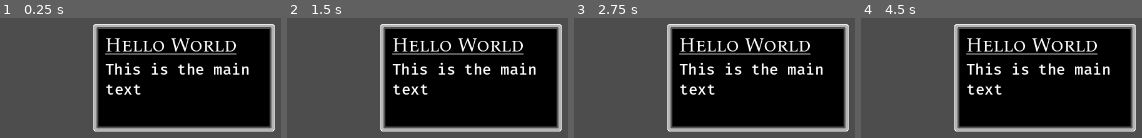
Above: before the commit, frames 1-4 (left to right).
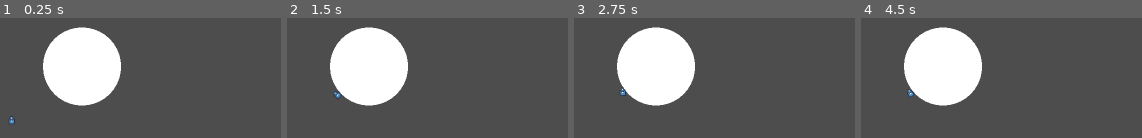
Above: after the commit, the same moments.

Repository: bjornarprytz/bubbleoids
Game: Godot game, scene res://main.tscn
Two runs of this game, one before a commit and one after it. Both use one fixed random seed, a clock stepped at 60 frames per second and the inputs below. The engine's default icon, where the game draws it, is replaced by a stand-in: a white triangle on a blue panel in a dark square.
Inputs (mouse positions are in pixels of both pictures, inside the frame that each line leads up to):
- Up to frame 1 (0.25 s): no input
- Up to frame 2 (1.5 s): tap Enter at 0.5 s; move the mouse to (outside the picture) at 0.52 s; click (outside the picture) at 0.67 s; tap Space at 1.25 s; move the mouse to (312, 102) at 1.27 s; click (312, 102) at 1.42 s
- Up to frame 3 (2.75 s): tap Enter at 2 s; move the mouse to (outside the picture) at 2.02 s; click (outside the picture) at 2.17 s
- Up to frame 4 (4.5 s): tap Space at 2.75, 4.25 s; move the mouse to (outside the picture) at 2.77 s; click (outside the picture) at 2.92 s; tap Enter at 3.5 s; move the mouse to (outside the picture) at 3.52 s; click (outside the picture) at 3.67 s; move the mouse to (outside the picture) at 4.27 s; click (outside the picture) at 4.42 s

The runs differ from the first frame. In frame 1, 65% of the frame differs, in the area x 3-98%, y 5-95%; in frame 2, 65%; in frame 3, 65%; in frame 4, 65%.

Commit message:
physics!

Diff:
--- /dev/null
+++ b/src/geometry/planet.tscn
@@ -0,0 +1,30 @@
+[gd_scene load_steps=3 format=3 uid="uid://c8v5nh4qd750n"]
+
+[ext_resource type="PackedScene" uid="uid://c57sfkee815gl" path="res://geometry/polygon.tscn" id="1_a5yuq"]
+
+[sub_resource type="CircleShape2D" id="CircleShape2D_a5yuq"]
+radius = 306.653
+
+[node name="Planet" type="Node2D"]
+
+[node name="Polygon" parent="." instance=ExtResource("1_a5yuq")]
+polygon = PackedVector2Array(100, 0, 98.7688, 15.6434, 95.1057, 30.9017, 89.1007, 45.3991, 80.9017, 58.7785, 70.7107, 70.7107, 58.7785, 80.9017, 45.3991, 89.1007, 30.9017, 95.1057, 15.6434, 98.7688, 6.12303e-15, 100, -15.6434, 98.7688, -30.9017, 95.1057, -45.3991, 89.1007, -58.7785, 80.9017, -70.7107, 70.7107, -80.9017, 58.7785, -89.1007, 45.3991, -95.1057, 30.9017, -98.7688, 15.6434, -100, 1.22461e-14, -98.7688, -15.6434, -95.1057, -30.9017, -89.1007, -45.3991, -80.9017, -58.7785, -70.7107, -70.7107, -58.7785, -80.9017, -45.3991, -89.1007, -30.9017, -95.1057, -15.6434, -98.7688, -1.83691e-14, -100, 15.6434, -98.7688, 30.9017, -95.1057, 45.3991, -89.1007, 58.7785, -80.9017, 70.7107, -70.7107, 80.9017, -58.7785, 89.1007, -45.3991, 95.1057, -30.9017, 98.7688, -15.6434)
+size = 100.0
+n_sides = 40
+
+[node name="GravityWell" type="Area2D" parent="."]
+gravity_space_override = 3
+gravity_point = true
+gravity_point_unit_distance = 200.0
+gravity_point_center = Vector2(0, 0)
+gravity_direction = Vector2(0, 0)
+gravity = 400.0
+
+[node name="Shape" type="CollisionShape2D" parent="GravityWell"]
+shape = SubResource("CircleShape2D_a5yuq")
+
+[node name="Body" type="StaticBody2D" parent="."]
+
+[node name="Shape" type="CollisionPolygon2D" parent="Body"]
+position = Vector2(0, -1)
+polygon = PackedVector2Array(100, 0, 98.7688, 15.6434, 95.1057, 30.9017, 89.1007, 45.3991, 80.9017, 58.7785, 70.7107, 70.7107, 58.7785, 80.9017, 45.3991, 89.1007, 30.9017, 95.1057, 15.6434, 98.7688, 6.12303e-15, 100, -15.6434, 98.7688, -30.9017, 95.1057, -45.3991, 89.1007, -58.7785, 80.9017, -70.7107, 70.7107, -80.9017, 58.7785, -89.1007, 45.3991, -95.1057, 30.9017, -98.7688, 15.6434, -100, 1.22461e-14, -98.7688, -15.6434, -95.1057, -30.9017, -89.1007, -45.3991, -80.9017, -58.7785, -70.7107, -70.7107, -58.7785, -80.9017, -45.3991, -89.1007, -30.9017, -95.1057, -15.6434, -98.7688, -1.83691e-14, -100, 15.6434, -98.7688, 30.9017, -95.1057, 45.3991, -89.1007, 58.7785, -80.9017, 70.7107, -70.7107, 80.9017, -58.7785, 89.1007, -45.3991, 95.1057, -30.9017, 98.7688, -15.6434)
--- /dev/null
+++ b/src/geometry/polygon.gd
@@ -0,0 +1,95 @@
+@tool
+class_name RegularPolygon
+extends Polygon2D
+
+signal clicked
+signal hovered(state: bool)
+
+signal points_updated(points:PackedVector2Array)
+
+@export var size: float = 25.0:
+	get:
+		return size
+	set(value):
+		if value == size:
+			return
+		if value < 0.0:
+			value = 1.0
+
+		size = value
+
+@export var n_sides: int = 6:
+	get:
+		return n_sides
+	set(value):
+		if value == n_sides:
+			return
+
+		if (value < 3):
+			value = 3
+
+		n_sides = value
+
+@export var border_color: Color:
+	set(value):
+		if (border_color == value):
+			return
+		border_color = value
+		if (border != null):
+			border.default_color = border_color
+
+@export var border_width: float:
+	set(value):
+		if (border_width == value):
+			return
+		border_width = value
+		if (border != null):
+			border.width = border_width
+
+@export var clickable: bool:
+	set(value):
+		if (clickable == value):
+			return
+		clickable = value
+
+@onready var border: Line2D = $Border
+@onready var clickableShape: CollisionPolygon2D = $Clickable/Shape
+
+func _ready() -> void:
+	_update_polygon()
+
+func _on_clickable_input_event(_viewport: Node, event: InputEvent, _shape_idx: int) -> void:
+	if !clickable:
+		return
+	if event is InputEventMouseButton \
+		and event.button_index == MOUSE_BUTTON_LEFT \
+		and event.is_pressed() \
+		and !event.is_echo():
+		clicked.emit()
+
+func _on_clickable_mouse_entered() -> void:
+	hovered.emit(true)
+func _on_clickable_mouse_exited() -> void:
+	hovered.emit(false)
+
+func _update_polygon():
+	border.width = border_width
+	border.default_color = border_color
+
+	var angle_increment = 2 * PI / n_sides
+
+	var points: PackedVector2Array = []
+	for i in range(n_sides):
+		var angle = i * angle_increment
+		var x = size * cos(angle)
+		var y = size * sin(angle)
+
+		points.push_back(Vector2(x, y))
+
+	polygon = points
+	border.points = points
+	clickableShape.polygon = points
+
+	points_updated.emit(points)
+
+	queue_redraw()
--- /dev/null
+++ b/src/geometry/polygon.tscn
@@ -0,0 +1,23 @@
+[gd_scene load_steps=2 format=3 uid="uid://c57sfkee815gl"]
+
+[ext_resource type="Script" uid="uid://dqmvc3olicfu0" path="res://geometry/polygon.gd" id="1_v8cn7"]
+
+[node name="Polygon" type="Polygon2D"]
+polygon = PackedVector2Array(25, 0, 12.5, 21.6506, -12.5, 21.6506, -25, 3.06152e-15, -12.5, -21.6506, 12.5, -21.6506)
+script = ExtResource("1_v8cn7")
+
+[node name="Border" type="Line2D" parent="."]
+points = PackedVector2Array(25, 0, 12.5, 21.6506, -12.5, 21.6506, -25, 3.06152e-15, -12.5, -21.6506, 12.5, -21.6506)
+closed = true
+width = 0.0
+default_color = Color(0, 0, 0, 1)
+
+[node name="Clickable" type="Area2D" parent="."]
+monitorable = false
+
+[node name="Shape" type="CollisionPolygon2D" parent="Clickable"]
+polygon = PackedVector2Array(25, 0, 12.5, 21.6506, -12.5, 21.6506, -25, 3.06152e-15, -12.5, -21.6506, 12.5, -21.6506)
+
+[connection signal="input_event" from="Clickable" to="." method="_on_clickable_input_event"]
+[connection signal="mouse_entered" from="Clickable" to="." method="_on_clickable_mouse_entered"]
+[connection signal="mouse_exited" from="Clickable" to="." method="_on_clickable_mouse_exited"]
--- a/src/main.tscn
+++ b/src/main.tscn
@@ -1,40 +1,14 @@
-[gd_scene format=3 uid="uid://cgrejd4v5ywd3"]
+[gd_scene load_steps=3 format=3 uid="uid://cgrejd4v5ywd3"]
+
+[ext_resource type="PackedScene" uid="uid://c8v5nh4qd750n" path="res://geometry/planet.tscn" id="1_ig7tw"]
+[ext_resource type="PackedScene" uid="uid://7eksb1ln826g" path="res://player.tscn" id="2_0xm2m"]
 
 [node name="Main" type="Node2D"]
 
 [node name="CanvasLayer" type="CanvasLayer" parent="."]
 
-[node name="PanelContainer" type="PanelContainer" parent="CanvasLayer"]
-anchors_preset = 8
-anchor_left = 0.5
-anchor_top = 0.5
-anchor_right = 0.5
-anchor_bottom = 0.5
-offset_left = -145.0
-offset_top = -88.0
-offset_right = 145.0
-offset_bottom = 84.0
-grow_horizontal = 2
-grow_vertical = 2
+[node name="Planet" parent="." instance=ExtResource("1_ig7tw")]
+position = Vector2(763, 544)
 
-[node name="MarginContainer" type="MarginContainer" parent="CanvasLayer/PanelContainer"]
-layout_mode = 2
-theme_override_constants/margin_left = 10
-theme_override_constants/margin_top = 5
-theme_override_constants/margin_right = 5
-theme_override_constants/margin_bottom = 5
-
-[node name="VBoxContainer" type="VBoxContainer" parent="CanvasLayer/PanelContainer/MarginContainer"]
-layout_mode = 2
-
-[node name="Title" type="RichTextLabel" parent="CanvasLayer/PanelContainer/MarginContainer/VBoxContainer"]
-layout_mode = 2
-theme_type_variation = &"Title"
-bbcode_enabled = true
-text = "[u]Hello World"
-fit_content = true
-
-[node name="Title2" type="RichTextLabel" parent="CanvasLayer/PanelContainer/MarginContainer/VBoxContainer"]
-layout_mode = 2
-size_flags_vertical = 3
-text = "This is the main text"
+[node name="Player" parent="." instance=ExtResource("2_0xm2m")]
+position = Vector2(577, 689)
--- /dev/null
+++ b/src/player.gd
@@ -0,0 +1,19 @@
+extends RigidBody2D
+
+@export var speed: float = 400.0
+
+var throttle: bool = false
+
+func _input(event: InputEvent) -> void:
+	if event.is_action_pressed("throttle"):
+		throttle = true
+		print("Throttle")
+	elif event.is_action_released("throttle"):
+		throttle = false
+		print("No Throttle")
+
+
+func _process(delta: float) -> void:
+	if throttle:
+		apply_central_impulse(Vector2(0, -speed))
+		throttle = false
--- /dev/null
+++ b/src/player.tscn
@@ -0,0 +1,21 @@
+[gd_scene load_steps=4 format=3 uid="uid://7eksb1ln826g"]
+
+[ext_resource type="Texture2D" uid="uid://85p4vam34uiy" path="res://icon.svg" id="1_4flbx"]
+[ext_resource type="Script" uid="uid://ptd6iy6d356e" path="res://player.gd" id="1_onrkg"]
+
+[sub_resource type="CircleShape2D" id="CircleShape2D_4flbx"]
+
+[node name="Player" type="RigidBody2D"]
+script = ExtResource("1_onrkg")
+
+[node name="Sprite" type="Sprite2D" parent="."]
+scale = Vector2(0.125, 0.125)
+texture = ExtResource("1_4flbx")
+
+[node name="Sprite" type="Sprite2D" parent="Sprite"]
+position = Vector2(0, -64)
+scale = Vector2(0.5, 0.6875)
+texture = ExtResource("1_4flbx")
+
+[node name="Shape" type="CollisionShape2D" parent="."]
+shape = SubResource("CircleShape2D_4flbx")
--- a/src/project.godot
+++ b/src/project.godot
@@ -23,8 +23,8 @@
 
 [display]
 
-window/size/viewport_width=1280
-window/size/viewport_height=720
+window/size/viewport_width=2048
+window/size/viewport_height=1152
 window/size/resizable=false
 window/stretch/mode="viewport"
 
@@ -42,6 +42,19 @@
 "mipmaps/generate": true
 }
 
+[input]
+
+throttle={
+"deadzone": 0.2,
+"events": [Object(InputEventJoypadButton,"resource_local_to_scene":false,"resource_name":"","device":-1,"button_index":0,"pressure":0.0,"pressed":true,"script":null)
+]
+}
+
+[physics]
+
+2d/default_gravity=0.0
+2d/default_gravity_vector=Vector2(0, 0)
+
 [rendering]
 
 renderer/rendering_method="gl_compatibility"
Not shown, added: src/geometry/polygon.gd.uid
Not shown, added: src/player.gd.uid
Not shown, changed: readme.md
